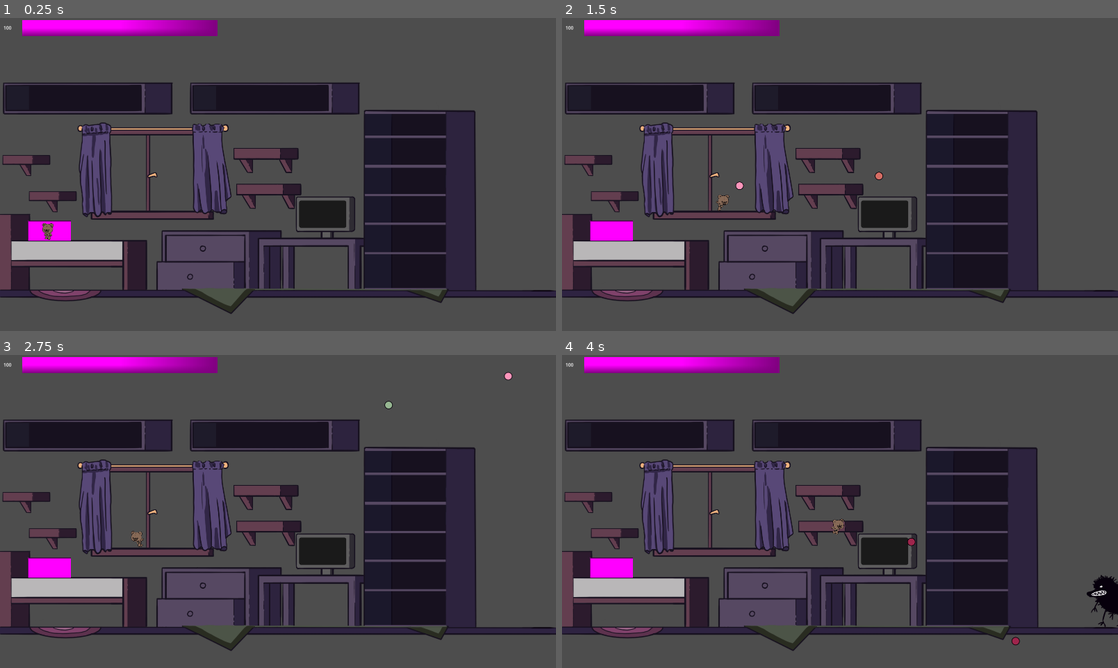
Above: before the commit, frames 1-4 (two rows, left to right).
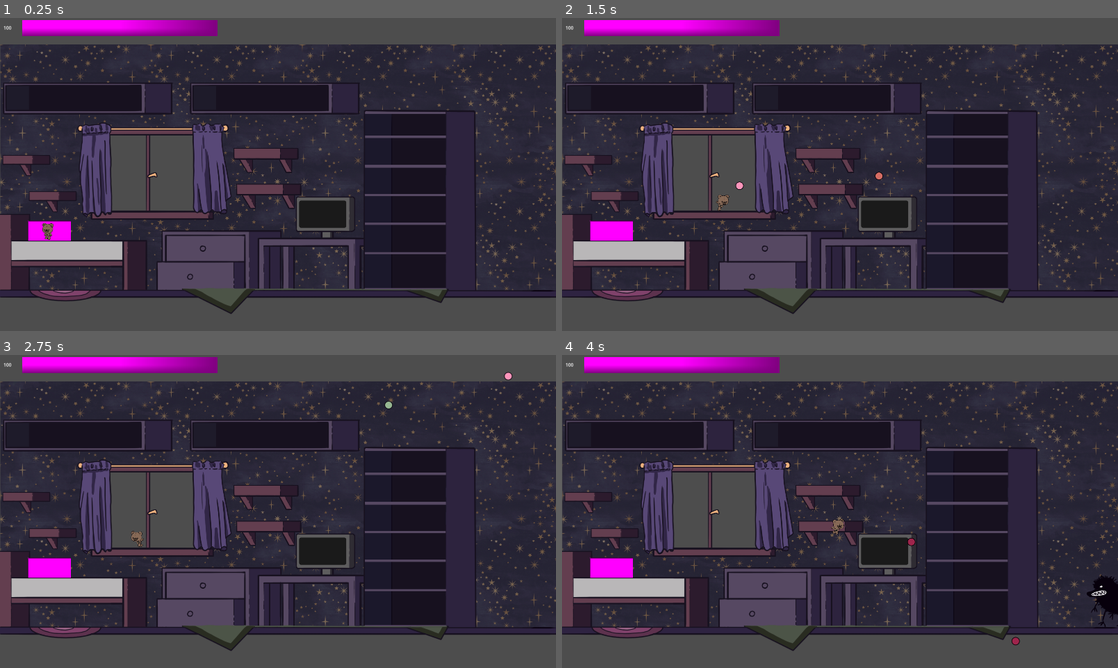
Above: after the commit, the same moments.

Repository: Karanval/CatStack
Game: Godot game, scene res://Scenes/TestScene/TestScene.tscn
The game is run twice, just before and just after one commit, with the same random seed, the same clock (stepped at 60 frames per second) and the same inputs.
Inputs (mouse positions are in pixels of both pictures, inside the frame that each line leads up to):
- Up to frame 1 (0.25 s): no input
- Up to frame 2 (1.5 s): tap Enter at 0.5 s; move the mouse to (962, 158) at 0.52 s; press the mouse at (962, 158) at 0.53 s; hold D (Right) from 0.53 s (still down); tap Space (Jump) at 0.77 s; move the mouse to (728, 190) at 1.27 s; release the mouse at (728, 190) at 1.28 s; click (728, 190) at 1.35 s
- Up to frame 3 (2.75 s): tap Space (Jump) at 1.52 s; move the mouse to (333, 442) at 2.02 s; release D (Right) at 2.03 s; press the mouse at (333, 442) at 2.03 s; hold A (Left) from 2.03 s (still down)
- Up to frame 4 (4 s): move the mouse to (812, 574) at 2.77 s; release A (Left) at 2.78 s; release the mouse at (812, 574) at 2.78 s; hold D (Right) from 2.78 s (still down); click (812, 574) at 2.85 s; tap Space (Jump) at 3.02, 3.77 s; move the mouse to (1006, 558) at 3.52 s; press the mouse at (1006, 558) at 3.53 s

The runs differ from the first frame. In frame 1, 39% of the frame differs, in the area x 0-100%, y 8-88%; in frame 2, 39%; in frame 3, 39%; in frame 4, 38%.

Commit message:
wallpaper

Diff:
--- a/Scenes/Room.tscn
+++ b/Scenes/Room.tscn
@@ -1,6 +1,7 @@
-[gd_scene load_steps=21 format=3 uid="uid://0prw0oi6d0sx"]
+[gd_scene load_steps=22 format=3 uid="uid://0prw0oi6d0sx"]
 
 [ext_resource type="Texture2D" uid="uid://pgyf3sjlabiq" path="res://graphics/room/static_room.png" id="1_7gm67"]
+[ext_resource type="Texture2D" uid="uid://da03erc4l1ogv" path="res://graphics/room/wallpaper.png" id="1_xebr5"]
 [ext_resource type="PackedScene" uid="uid://cofp715asgg2m" path="res://Scenes/Child/Child.tscn" id="2_7gm67"]
 [ext_resource type="PackedScene" uid="uid://blm4cbfri34hq" path="res://Scenes/Furniture/Shelf.tscn" id="2_a2si3"]
 [ext_resource type="PackedScene" uid="uid://co5y4sfs0kysd" path="res://Scenes/Furniture/ShelfSmall.tscn" id="4_aaq88"]
@@ -51,6 +52,10 @@
 
 [node name="Room" type="Node2D"]
 
+[node name="Wallpaper" type="Sprite2D" parent="."]
+position = Vector2(961, 631)
+texture = ExtResource("1_xebr5")
+
 [node name="RoomLayoutSketch" type="Sprite2D" parent="."]
 position = Vector2(960, 630)
 texture = ExtResource("1_7gm67")
Not shown: 1 places in Scenes/TestScene/TestScene.tscn that only renumber resources
Binary file added: graphics/room/wallpaper.png
Not shown, added: graphics/room/wallpaper.png.import
Not shown, added: graphics/room/wallpaper.png~
